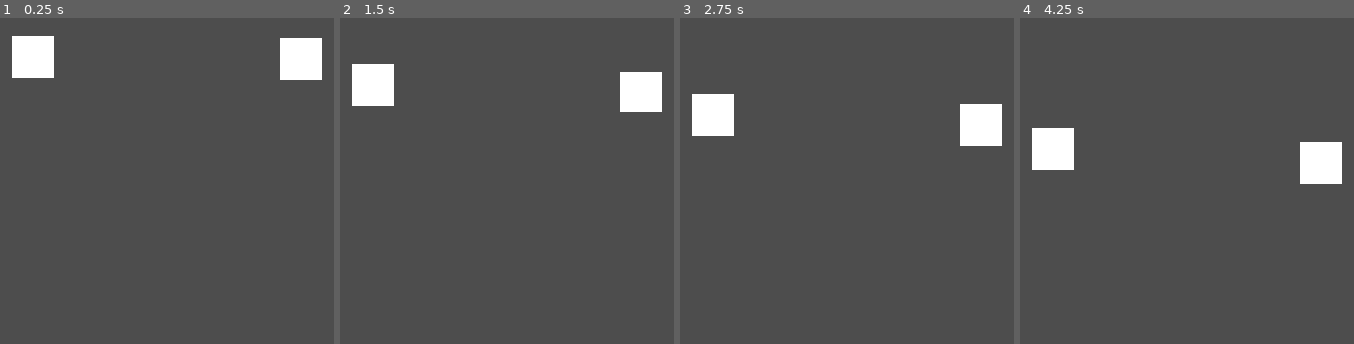
Above: before the commit, frames 1-4 (left to right).
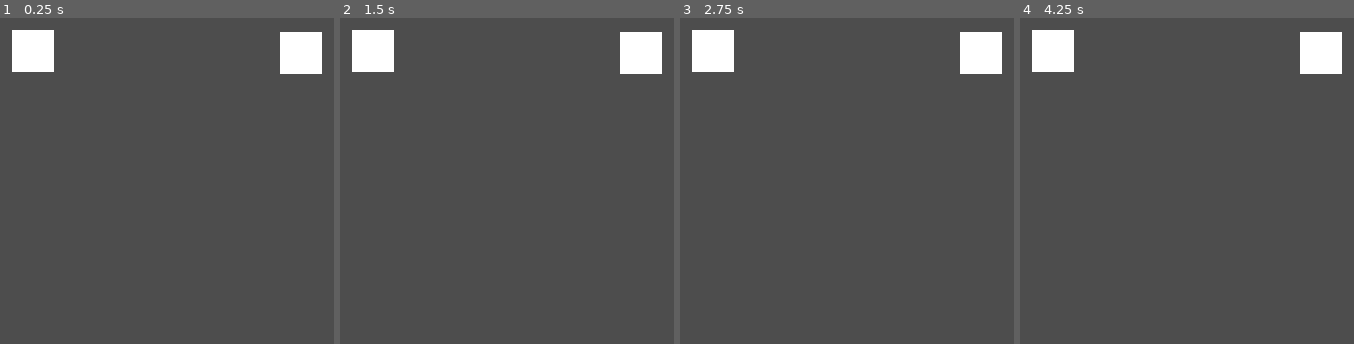
Above: after the commit, the same moments.

Repository: milksake/Slime
Game: Godot game, scene res://moco/moco.tscn
Two runs of this game, one before a commit and one after it. Both use one fixed random seed, a clock stepped at 60 frames per second and the inputs below.
Inputs (mouse positions are in pixels of both pictures, inside the frame that each line leads up to):
- Up to frame 1 (0.25 s): no input
- Up to frame 2 (1.5 s): tap Enter at 0.5 s; move the mouse to (outside the picture) at 0.52 s; press the mouse at (outside the picture) at 0.53 s; hold Right (ui_right) 0.53-1.28 s; move the mouse to (outside the picture) at 1.27 s; release the mouse at (outside the picture) at 1.28 s; hold Left (ui_left) from 1.28 s (still down); click (outside the picture) at 1.35 s
- Up to frame 3 (2.75 s): tap Space at 2 s; move the mouse to (outside the picture) at 2.02 s; release Left (ui_left) at 2.03 s; press the mouse at (outside the picture) at 2.03 s; hold Right (ui_right) from 2.03 s (still down)
- Up to frame 4 (4.25 s): move the mouse to (outside the picture) at 2.77 s; release the mouse at (outside the picture) at 2.78 s; click (outside the picture) at 2.85 s; tap Enter at 3.5 s; move the mouse to (outside the picture) at 3.52 s; release Right (ui_right) at 3.53 s; press the mouse at (outside the picture) at 3.53 s; hold Left (ui_left) from 3.53 s (still down)

The runs differ from the first frame. In frame 1, 0.9% of the frame differs, in the area x 3-97%, y 3-20%; in frame 2, 5.6%; in frame 3, 6.5%, in the area x 3-97%, y 3-40%; in frame 4, 6.5%.

Commit message:
añadido señal de moco

Diff:
--- a/moco/moco.gd
+++ b/moco/moco.gd
@@ -1,8 +1,12 @@
 extends Polygon2D
 
-const MIN_VEL = 10
-const MAX_VEL = 40
-const MOCO_VEL = 150
+signal moco_inhalation(vel_change)
+
+@export var MIN_VEL: int
+@export var MAX_VEL: int
+@export var MOCO_VEL: int
+@export var MIN_VEL_CHANGE: float
+@export var MAX_VEL_CHANGE: float
 var yvel = randi_range(MIN_VEL, MAX_VEL)
 var other: String
 
@@ -15,8 +19,12 @@
 	pass # Replace with function body.
 
 # Called every frame. 'delta' is the elapsed time since the previous frame.
-func _process(delta):
-	if !Input.is_action_pressed("limpiar_moco_"+other) and Input.is_action_pressed("limpiar_moco_"+name):
+func _process(delta: float):
+	if Input.is_action_just_pressed("limpiar_moco_"+name):
+		moco_inhalation.emit(sign(randf() - 0.5) * randf_range(MIN_VEL_CHANGE, MAX_VEL_CHANGE))
+
+	if !Input.is_action_pressed("limpiar_moco_"+other) and \
+			Input.is_action_pressed("limpiar_moco_"+name):
 		position.y -= MOCO_VEL * delta
 		position.y = max(position.y, 0)
 	else:
--- a/moco/moco.tscn
+++ b/moco/moco.tscn
@@ -13,3 +13,5 @@
 position = Vector2(730, 178)
 polygon = PackedVector2Array(0, 0, 50, 0, 50, 50, 0, 50)
 script = ExtResource("1_e8g7i")
+MIN_VEL_CHANGE = 0.2
+MAX_VEL_CHANGE = 0.5
--- a/scenes/binocular.tscn
+++ b/scenes/binocular.tscn
@@ -10,7 +10,7 @@
 script = ExtResource("1_k0oi4")
 plane_velocity = 50.0
 turn_velocity = 1.0
-target_symbol_velocity = 10.0
+target_symbol_velocity = 1.0
 target_scene = ExtResource("2_cj21g")
 arrow = NodePath("Camera2D/Arrow")
 camera = NodePath("Camera2D")
